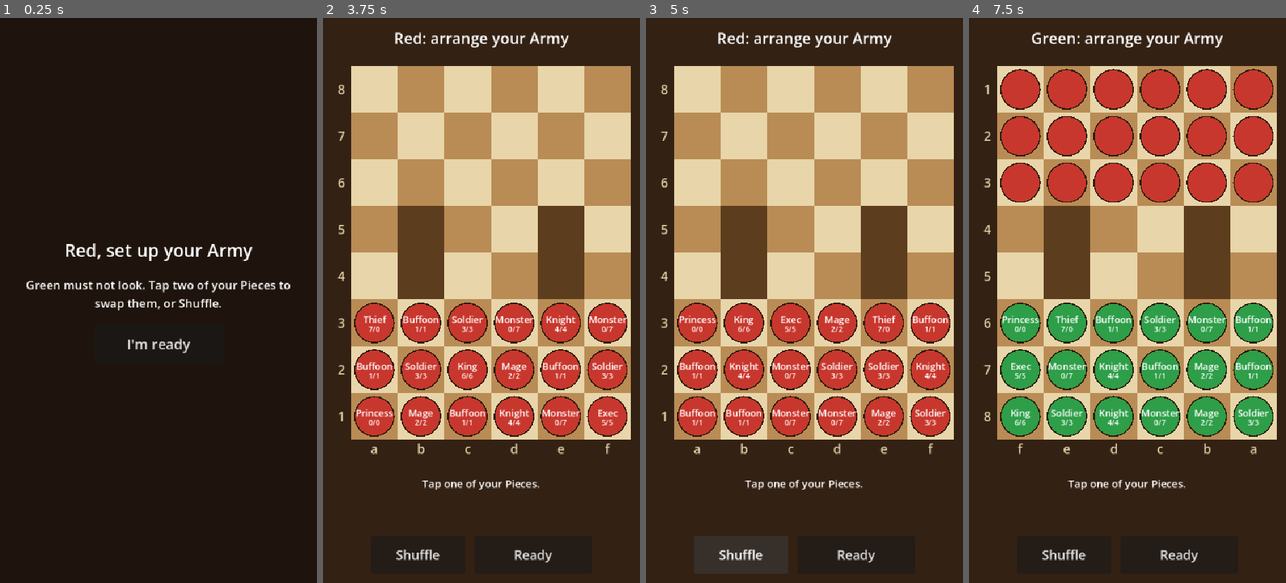
Above: before the commit, frames 1-4 (left to right).
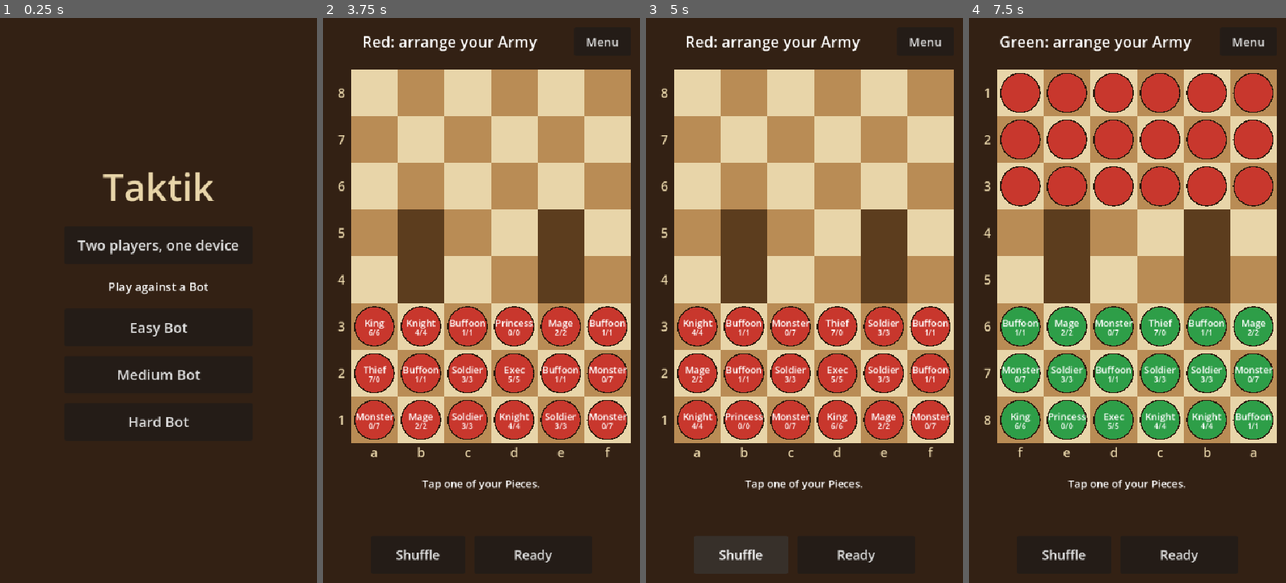
Above: after the commit, the same moments.

Repository: jeromedusanter95/TakTik
Game: Godot game, scene res://main.tscn
Two runs of this game, one before a commit and one after it. Both use one fixed random seed, a clock stepped at 60 frames per second and the inputs below.
Inputs (mouse positions are in pixels of both pictures, inside the frame that each line leads up to):
- Up to frame 1 (0.25 s): no input
- Up to frame 2 (3.75 s): click (481, 244) at 0.5 s, where only the run after the commit has a clickable "Two players, one device"; click (601, 40) at 1.25 s, where only the run after the commit has a clickable "Menu"; click "Ready" at 2 s; click "Ready" at 2.75 s; click "I'm ready" at 3.5 s
- Up to frame 3 (5 s): click "Shuffle" at 4.25 s
- Up to frame 4 (7.5 s): click "Shuffle" at 5 s; click "Shuffle" at 5.75 s; click "Ready" at 6.5 s; click "I'm ready" at 7.25 s

The runs differ from the first frame. In frame 1, 3.7% of the frame differs, in the area x 8-92%, y 27-73%; in frame 2, 13%; in frame 3, 13%; in frame 4, 17%, in the area x 4-98%, y 2-78%.

Commit message:
Open on a main menu that starts a hot-seat or Bot game
Players can now choose two people on one device or one Bot per
Difficulty. Main stays the only composition root: it injects the three
BotProfiles into the menu through an exported array and builds the
session for each choice. A Menu button on the match screen leads back
and stops a Bot that is still thinking.

Co-Authored-By: Claude Opus 5.5 <noreply@anthropic.com>

Diff:
--- a/game/match/local_match.gd
+++ b/game/match/local_match.gd
@@ -3,6 +3,8 @@
 ## A game on this device. Two people take turns and the Board is covered while
 ## the device changes hands; a person against a Bot always sees the Board from
 ## their own side and watches the Bot answer each Move.
+
+signal menu_requested
 
 ## The shortest time a Bot's turn lasts on screen, so a person sees that the
 ## Bot is answering even when it decides at once.
@@ -19,6 +21,7 @@
 var _bot_turn_elapsed: float = 0.0
 
 @onready var _status_label: Label = %StatusLabel
+@onready var _menu_button: Button = %MenuButton
 @onready var _board_view: BoardView = %BoardView
 @onready var _info_label: Label = %InfoLabel
 @onready var _graveyard_label: Label = %GraveyardLabel
@@ -32,6 +35,7 @@
 	_shuffle_button.pressed.connect(_on_shuffle_pressed)
 	_action_button.pressed.connect(_on_action_pressed)
 	_handoff_screen.continued.connect(_on_handoff_continued)
+	_menu_button.pressed.connect(_on_menu_pressed)
 
 
 ## Steps the Bot's search once per frame, then plays its Move.
@@ -95,6 +99,11 @@
 	_bot_thinking = _session.start_bot_thinking()
 	_bot_turn_elapsed = 0.0
 	_refresh()
+
+
+func _on_menu_pressed() -> void:
+	_bot_thinking = null
+	menu_requested.emit()
 
 
 func _on_handoff_continued() -> void:
--- a/game/match/local_match.tscn
+++ b/game/match/local_match.tscn
@@ -36,12 +36,28 @@
 grow_vertical = 2
 theme_override_constants/separation = 12
 
-[node name="StatusLabel" type="Label" parent="Layout"]
+[node name="TopBar" type="HBoxContainer" parent="Layout"]
+layout_mode = 2
+theme_override_constants/separation = 12
+
+[node name="StatusLabel" type="Label" parent="Layout/TopBar"]
 unique_name_in_owner = true
 layout_mode = 2
+size_flags_horizontal = 3
 theme_override_font_sizes/font_size = 26
 horizontal_alignment = 1
 autowrap_mode = 3
+
+[node name="MenuButton" type="Button" parent="Layout/TopBar"]
+unique_name_in_owner = true
+custom_minimum_size = Vector2(96, 48)
+layout_mode = 2
+size_flags_vertical = 4
+theme_override_font_sizes/font_size = 20
+text = "Menu"
+
+[node name="PressScaleFeedback" type="Node" parent="Layout/TopBar/MenuButton"]
+script = ExtResource("4")
 
 [node name="BoardView" parent="Layout" instance=ExtResource("2")]
 unique_name_in_owner = true
--- /dev/null
+++ b/game/menu/choice_button.tscn
@@ -0,0 +1,11 @@
+[gd_scene load_steps=2 format=3]
+
+[ext_resource type="Script" path="res://game/ui/press_scale_feedback.gd" id="1"]
+
+[node name="ChoiceButton" type="Button"]
+custom_minimum_size = Vector2(320, 64)
+size_flags_horizontal = 4
+theme_override_font_sizes/font_size = 24
+
+[node name="PressScaleFeedback" type="Node" parent="."]
+script = ExtResource("1")
--- /dev/null
+++ b/game/menu/main_menu.gd
@@ -0,0 +1,37 @@
+class_name MainMenu
+extends Control
+## The first screen: choose two people on one device, or a Bot Difficulty.
+
+signal two_players_chosen
+signal bot_chosen(profile: BotProfile)
+
+const ChoiceButtonScene: PackedScene = preload("res://game/menu/choice_button.tscn")
+
+@onready var _two_players_button: Button = %TwoPlayersButton
+@onready var _bot_choices: VBoxContainer = %BotChoices
+
+
+func _ready() -> void:
+	_two_players_button.pressed.connect(_on_two_players_pressed)
+
+
+## Adds one button per Difficulty, in the order given.
+func show_difficulties(profiles: Array[BotProfile]) -> void:
+	for profile: BotProfile in profiles:
+		var instance: Node = ChoiceButtonScene.instantiate()
+		if instance is not Button:
+			push_error("choice_button.tscn root should be a Button")
+			instance.free()
+			return
+		var button: Button = instance
+		button.text = "%s Bot" % profile.display_name
+		button.pressed.connect(_on_difficulty_pressed.bind(profile))
+		_bot_choices.add_child(button)
+
+
+func _on_two_players_pressed() -> void:
+	two_players_chosen.emit()
+
+
+func _on_difficulty_pressed(profile: BotProfile) -> void:
+	bot_chosen.emit(profile)
--- /dev/null
+++ b/game/menu/main_menu.tscn
@@ -0,0 +1,57 @@
+[gd_scene load_steps=3 format=3]
+
+[ext_resource type="Script" path="res://game/menu/main_menu.gd" id="1"]
+[ext_resource type="PackedScene" path="res://game/menu/choice_button.tscn" id="2"]
+
+[node name="MainMenu" type="Control"]
+layout_mode = 3
+anchors_preset = 15
+anchor_right = 1.0
+anchor_bottom = 1.0
+grow_horizontal = 2
+grow_vertical = 2
+script = ExtResource("1")
+
+[node name="Background" type="ColorRect" parent="."]
+layout_mode = 1
+anchors_preset = 15
+anchor_right = 1.0
+anchor_bottom = 1.0
+grow_horizontal = 2
+grow_vertical = 2
+color = Color(0.2, 0.13, 0.08, 1)
+
+[node name="Content" type="VBoxContainer" parent="."]
+layout_mode = 1
+anchors_preset = 15
+anchor_right = 1.0
+anchor_bottom = 1.0
+offset_left = 32.0
+offset_right = -32.0
+grow_horizontal = 2
+grow_vertical = 2
+alignment = 1
+theme_override_constants/separation = 24
+
+[node name="TitleLabel" type="Label" parent="Content"]
+layout_mode = 2
+theme_override_colors/font_color = Color(0.91, 0.835, 0.663, 1)
+theme_override_font_sizes/font_size = 64
+text = "Taktik"
+horizontal_alignment = 1
+
+[node name="TwoPlayersButton" parent="Content" instance=ExtResource("2")]
+unique_name_in_owner = true
+layout_mode = 2
+text = "Two players, one device"
+
+[node name="BotLabel" type="Label" parent="Content"]
+layout_mode = 2
+theme_override_font_sizes/font_size = 20
+text = "Play against a Bot"
+horizontal_alignment = 1
+
+[node name="BotChoices" type="VBoxContainer" parent="Content"]
+unique_name_in_owner = true
+layout_mode = 2
+theme_override_constants/separation = 16
--- a/main.gd
+++ b/main.gd
@@ -2,10 +2,51 @@
 extends Node
 ## Composition root: builds what the game needs and hands it out.
 
+## One entry per Difficulty, in the order the menu lists them.
+@export var bot_profiles: Array[BotProfile] = []
+
+var _rng: RandomNumberGenerator = RandomNumberGenerator.new()
+
+@onready var _main_menu: MainMenu = %MainMenu
 @onready var _local_match: LocalMatch = %LocalMatch
 
 
 func _ready() -> void:
-	var rng: RandomNumberGenerator = RandomNumberGenerator.new()
-	rng.randomize()
-	_local_match.start(func() -> MatchSession: return MatchSession.new(rng))
+	_rng.randomize()
+	_main_menu.show_difficulties(bot_profiles)
+	_main_menu.two_players_chosen.connect(_on_two_players_chosen)
+	_main_menu.bot_chosen.connect(_on_bot_chosen)
+	_local_match.menu_requested.connect(_on_menu_requested)
+	_show_menu()
+
+
+func _on_two_players_chosen() -> void:
+	_show_match()
+	_local_match.start(func() -> MatchSession: return MatchSession.new(_rng))
+
+
+func _on_bot_chosen(profile: BotProfile) -> void:
+	_show_match()
+	_local_match.start(func() -> MatchSession: return _session_against_bot(profile))
+
+
+func _on_menu_requested() -> void:
+	_show_menu()
+
+
+## The person plays Red and moves first; the Bot plays Green.
+func _session_against_bot(profile: BotProfile) -> MatchSession:
+	var bots: Dictionary[Side.Id, Bot] = {
+		Side.Id.GREEN: Bot.new(profile, Side.Id.GREEN, _rng),
+	}
+	return MatchSession.new(_rng, bots)
+
+
+func _show_menu() -> void:
+	_local_match.hide()
+	_main_menu.show()
+
+
+func _show_match() -> void:
+	_main_menu.hide()
+	_local_match.show()
--- a/main.tscn
+++ b/main.tscn
@@ -1,10 +1,20 @@
-[gd_scene load_steps=3 format=3]
+[gd_scene load_steps=8 format=3]
 
 [ext_resource type="Script" path="res://main.gd" id="1"]
 [ext_resource type="PackedScene" path="res://game/match/local_match.tscn" id="2"]
+[ext_resource type="PackedScene" path="res://game/menu/main_menu.tscn" id="3"]
+[ext_resource type="Resource" path="res://ai/profiles/easy.tres" id="4"]
+[ext_resource type="Resource" path="res://ai/profiles/medium.tres" id="5"]
+[ext_resource type="Resource" path="res://ai/profiles/hard.tres" id="6"]
+[ext_resource type="Script" path="res://ai/bot_profile.gd" id="7"]
 
 [node name="Main" type="Node"]
 script = ExtResource("1")
+bot_profiles = Array[ExtResource("7")]([ExtResource("4"), ExtResource("5"), ExtResource("6")])
 
 [node name="LocalMatch" parent="." instance=ExtResource("2")]
 unique_name_in_owner = true
+visible = false
+
+[node name="MainMenu" parent="." instance=ExtResource("3")]
+unique_name_in_owner = true
--- a/test/game/test_local_match.gd
+++ b/test/game/test_local_match.gd
@@ -105,6 +105,21 @@
 	assert_eq(_label("%StatusLabel", _match).text, "Green is thinking...")
 
 
+func test_the_menu_button_asks_for_the_menu_and_stops_the_bot() -> void:
+	_match.start(_create_bot_session)
+	_match.minimum_bot_turn_seconds = 10.0
+	_press_action()
+	var move: Move = _session.game().legal_moves()[0]
+	_board_view().square_pressed.emit(move.from)
+	_board_view().square_pressed.emit(move.to)
+	watch_signals(_match)
+	_button("%MenuButton").pressed.emit()
+	assert_signal_emitted(_match, "menu_requested")
+	_match.minimum_bot_turn_seconds = 0.0
+	await wait_process_frames(3)
+	assert_true(_session.is_bot_turn(), "the Bot of a left game does not play on")
+
+
 func _is_persons_turn() -> bool:
 	return not _session.is_bot_turn()
 
--- /dev/null
+++ b/test/game/test_main.gd
@@ -0,0 +1,76 @@
+extends GutTest
+## Drives the composition root: the menu starts each kind of game and the
+## match screen leads back to the menu.
+
+const MainScene: PackedScene = preload("res://main.tscn")
+
+var _main: Main = null
+
+
+func before_each() -> void:
+	var instance: Node = MainScene.instantiate()
+	if instance is not Main:
+		fail_test("main.tscn root should be a Main")
+		return
+	_main = instance
+	add_child_autofree(_main)
+
+
+func test_the_game_opens_on_the_menu_with_three_difficulties() -> void:
+	assert_true(_menu().visible)
+	assert_false(_match().visible)
+	assert_eq(_menu().get_node("%BotChoices").get_child_count(), 3)
+
+
+func test_two_players_opens_the_hot_seat_handoff() -> void:
+	_button("%TwoPlayersButton", _menu()).pressed.emit()
+	assert_true(_match().visible)
+	assert_false(_menu().visible)
+	assert_true(_handoff().visible)
+
+
+func test_a_difficulty_opens_a_game_against_the_bot_without_handoff() -> void:
+	var first: Node = _menu().get_node("%BotChoices").get_child(0)
+	assert_true(first is Button)
+	var easy: Button = first
+	easy.pressed.emit()
+	assert_true(_match().visible)
+	assert_false(_handoff().visible)
+	assert_eq(_label("%StatusLabel").text, "Red: arrange your Army")
+
+
+func test_the_menu_button_leads_back_to_the_menu() -> void:
+	_button("%TwoPlayersButton", _menu()).pressed.emit()
+	_button("%MenuButton", _match()).pressed.emit()
+	assert_true(_menu().visible)
+	assert_false(_match().visible)
+
+
+func _menu() -> MainMenu:
+	var node: Node = _main.get_node("%MainMenu")
+	assert_true(node is MainMenu)
+	return node
+
+
+func _match() -> LocalMatch:
+	var node: Node = _main.get_node("%LocalMatch")
+	assert_true(node is LocalMatch)
+	return node
+
+
+func _handoff() -> HandoffScreen:
+	var node: Node = _match().get_node("%HandoffScreen")
+	assert_true(node is HandoffScreen)
+	return node
+
+
+func _label(path: String) -> Label:
+	var node: Node = _match().get_node(path)
+	assert_true(node is Label, path)
+	return node
+
+
+func _button(path: String, owner_node: Node) -> Button:
+	var node: Node = owner_node.get_node(path)
+	assert_true(node is Button, path)
+	return node
--- /dev/null
+++ b/test/game/test_main_menu.gd
@@ -0,0 +1,62 @@
+extends GutTest
+## The menu lists one Bot per Difficulty and reports what was chosen.
+
+const MainMenuScene: PackedScene = preload("res://game/menu/main_menu.tscn")
+
+var _menu: MainMenu = null
+
+
+func before_each() -> void:
+	var instance: Node = MainMenuScene.instantiate()
+	if instance is not MainMenu:
+		fail_test("main_menu.tscn root should be a MainMenu")
+		return
+	_menu = instance
+	add_child_autofree(_menu)
+	watch_signals(_menu)
+
+
+func test_two_players_button_reports_the_choice() -> void:
+	_button("%TwoPlayersButton").pressed.emit()
+	assert_signal_emitted(_menu, "two_players_chosen")
+
+
+func test_one_button_per_difficulty_in_order() -> void:
+	_menu.show_difficulties([_profile("Easy"), _profile("Hard")])
+	var buttons: Array[Button] = _bot_buttons()
+	assert_eq(buttons.size(), 2)
+	assert_eq(buttons[0].text, "Easy Bot")
+	assert_eq(buttons[1].text, "Hard Bot")
+
+
+func test_every_difficulty_button_gives_press_feedback() -> void:
+	_menu.show_difficulties([_profile("Easy")])
+	var feedback: Array[Node] = _bot_buttons()[0].find_children("*", "PressScaleFeedback")
+	assert_eq(feedback.size(), 1)
+
+
+func test_a_difficulty_button_reports_its_profile() -> void:
+	var hard: BotProfile = _profile("Hard")
+	_menu.show_difficulties([_profile("Easy"), hard])
+	_bot_buttons()[1].pressed.emit()
+	assert_signal_emitted_with_parameters(_menu, "bot_chosen", [hard])
+
+
+func _profile(display_name: String) -> BotProfile:
+	var profile: BotProfile = BotProfile.new()
+	profile.display_name = display_name
+	return profile
+
+
+func _bot_buttons() -> Array[Button]:
+	var buttons: Array[Button] = []
+	for child: Node in _menu.get_node("%BotChoices").get_children():
+		if child is Button:
+			buttons.append(child)
+	return buttons
+
+
+func _button(path: String) -> Button:
+	var node: Node = _menu.get_node(path)
+	assert_true(node is Button, path)
+	return node
Not shown, added: game/menu/main_menu.gd.uid
Not shown, added: test/game/test_main.gd.uid
Not shown, added: test/game/test_main_menu.gd.uid
